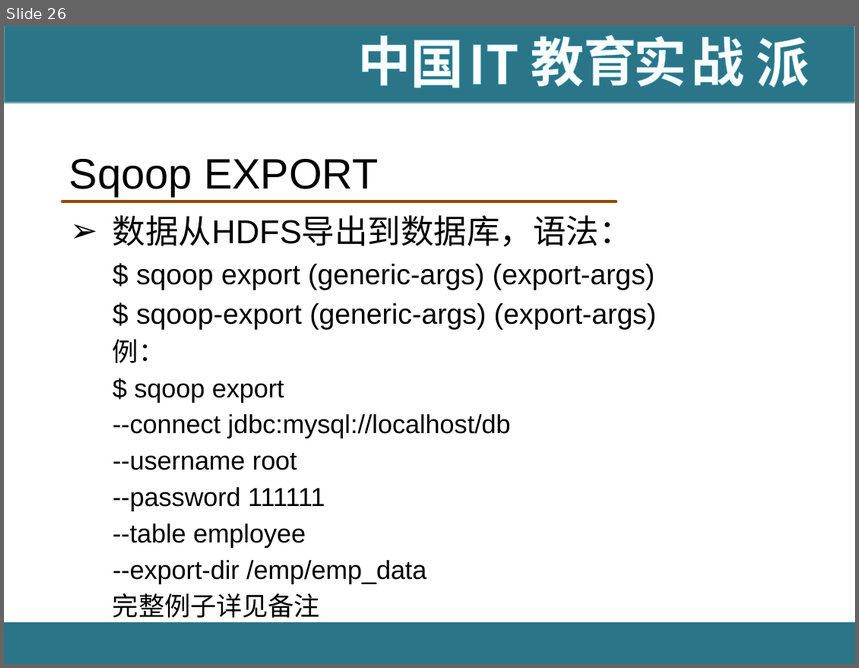
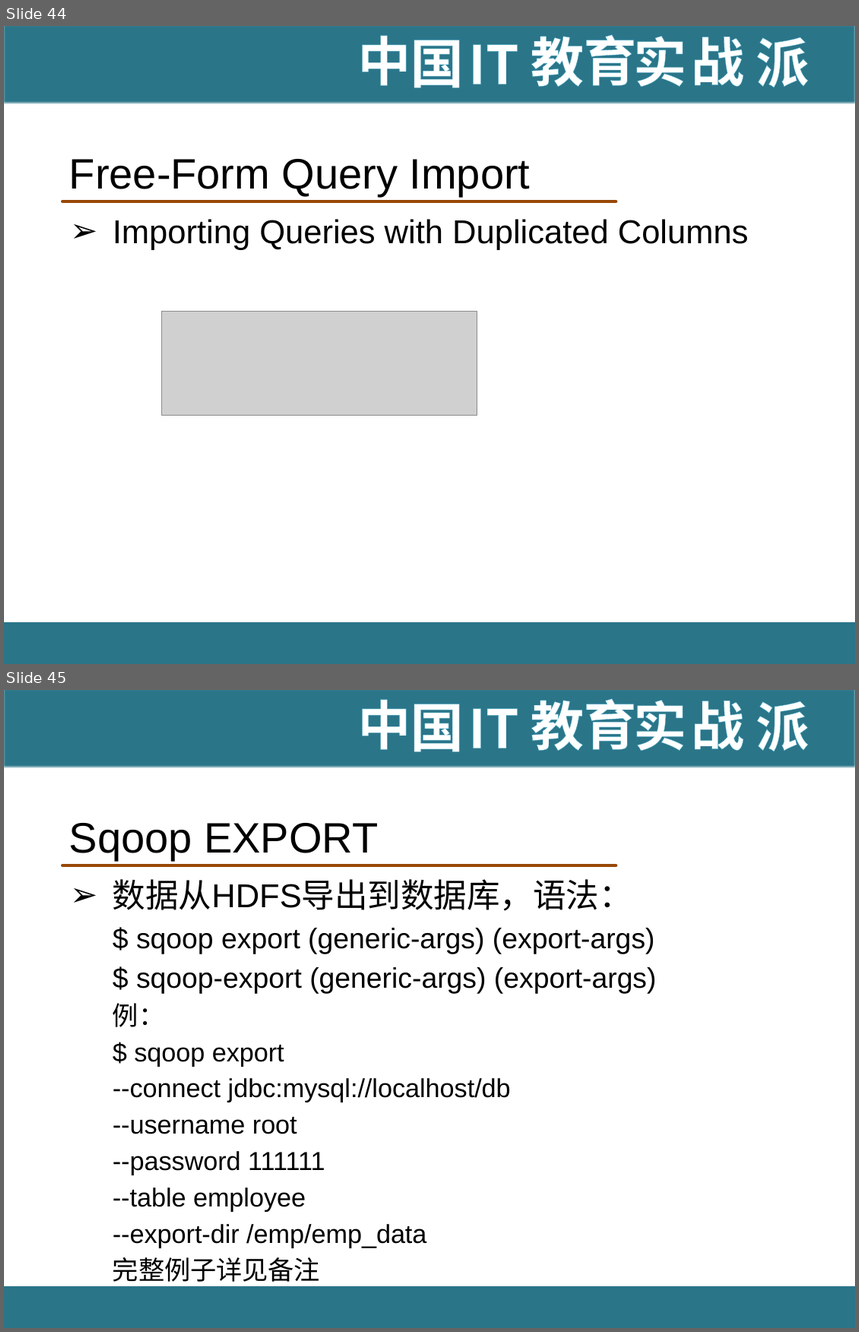
Before and after one commit to hanningxiao/BigData, a slide deck: [IT18掌www.it18zhang.com]Sqoop.pptx. Shown one above the other, each under a label of ours: slide 26 before the commit, slides 44 and 45 after it. The pictures are 859x668 and 859x1332 pixels, drawn with LibreOffice and Linux fonts; fonts in the diff are those of the drawing; grey boxes stand for pictures; background and template pictures are left out. Boxes give left, top, right and bottom in pixels: in the first picture for what was removed or moved away, otherwise in the second. Text is boxed around its words. In the diff, an @@ line names an element or a change of style, - is before the commit and + after.

```diff
--- a/[IT18掌www.it18zhang.com]Sqoop.pptx
+++ b/[IT18掌www.it18zhang.com]Sqoop.pptx
@@ slide 44 added at [4, 26, 855, 664], background #FFFFFF; not listed: 11 template elements that a slide beside it also shows @@
@@ title added at [69, 159, 531, 195], 36 pt, text #000000 @@
+Free-Form Query Import
@@ text added at [113, 219, 749, 250], 28 pt, text #000000 @@
+➢ Importing Queries with Duplicated Columns
@@ picture added at [161, 312, 477, 416] @@
@@ what was slide 26 is now slide 45 @@
```
Also in this commit, not shown: 3 slides changed, 25 other slides added.
